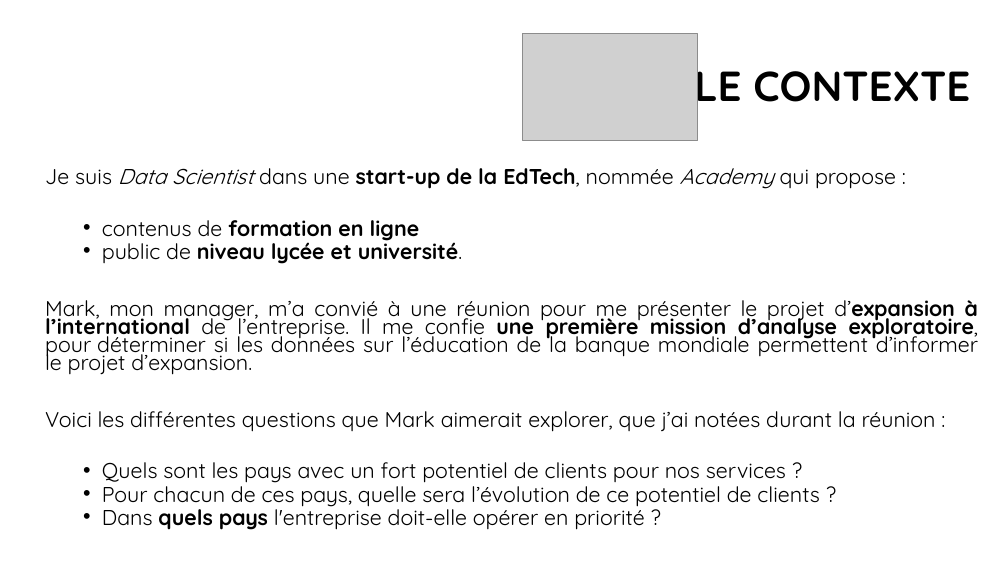
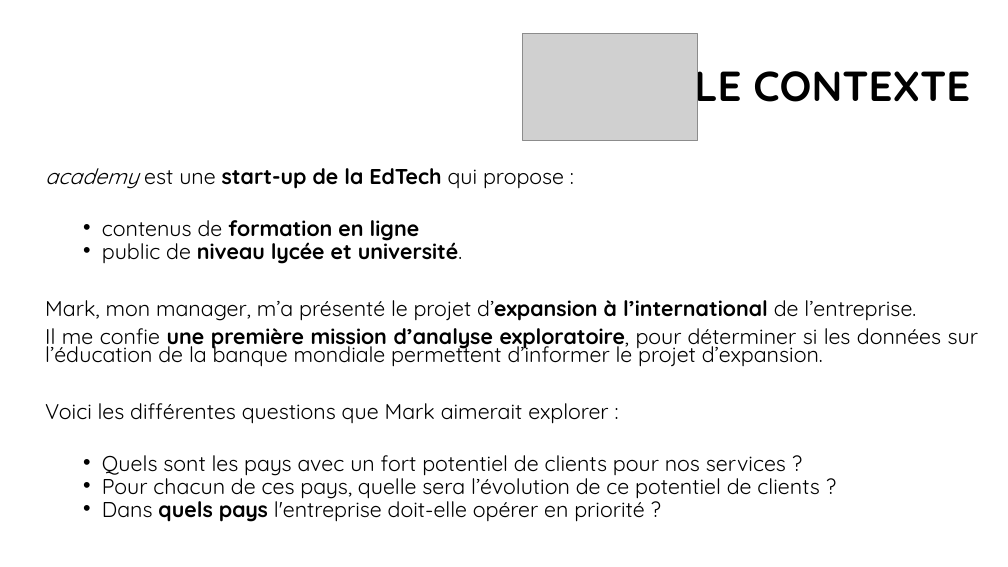
Before and after one commit to bayethiernodiop/Parcours-Data-Scientist, a slide deck: slide 4 of projet2/projet2.pptx. Drawn at 1008x567 pixels with LibreOffice and Linux fonts; fonts in the diff are those of the drawing; grey boxes stand for pictures; background and template pictures are left out. Boxes give left, top, right and bottom in pixels: in the first picture for what was removed or moved away, otherwise in the second. Text is boxed around its words. In the diff, an @@ line names an element or a change of style, - is before the commit and + after.

Commit message:
Soutenance blanche, projet 2

```diff
--- a/projet2/projet2.pptx
+++ b/projet2/projet2.pptx
@@ text at (45,168,564,189): text changed @@
-Je suis Data Scientist dans une start-up de la EdTech, nommée Academy qui propose :
+academy est une start-up de la EdTech qui propose :
@@ text at (45,300,978,424): text changed @@
-Mark, mon manager, m’a convié à une réunion pour me présenter le projet d’expansion à l’international de l’entreprise. Il me confie une première mission d’analyse exploratoire, pour déterminer si les données sur l’éducation de la banque mondiale permettent d’informer le projet d’expansion.
-Voici les différentes questions que Mark aimerait explorer, que j’ai notées durant la réunion :
+Mark, mon manager, m’a présenté le projet d’expansion à l’international de l’entreprise.
+Il me confie une première mission d’analyse exploratoire, pour déterminer si les données sur l’éducation de la banque mondiale permettent d’informer le projet d’expansion.
+Voici les différentes questions que Mark aimerait explorer :
```
Also in this commit, not shown: 3 other slides changed, 4 slides added, 2 other files.
